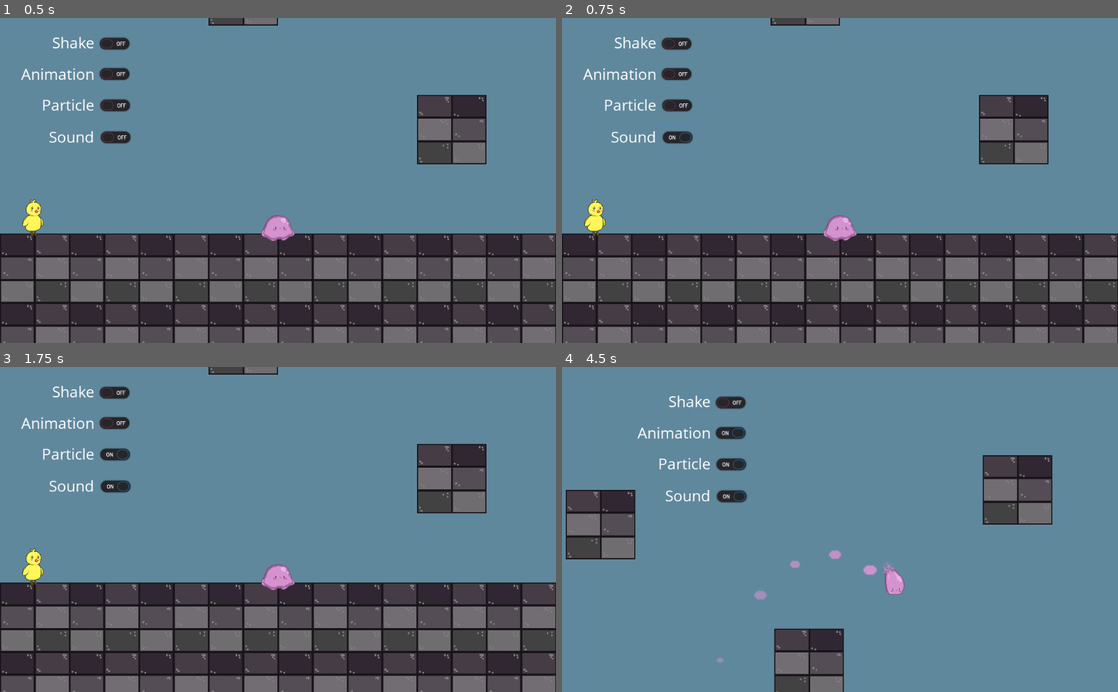
Above: before the commit, frames 1-4 (two rows, left to right).
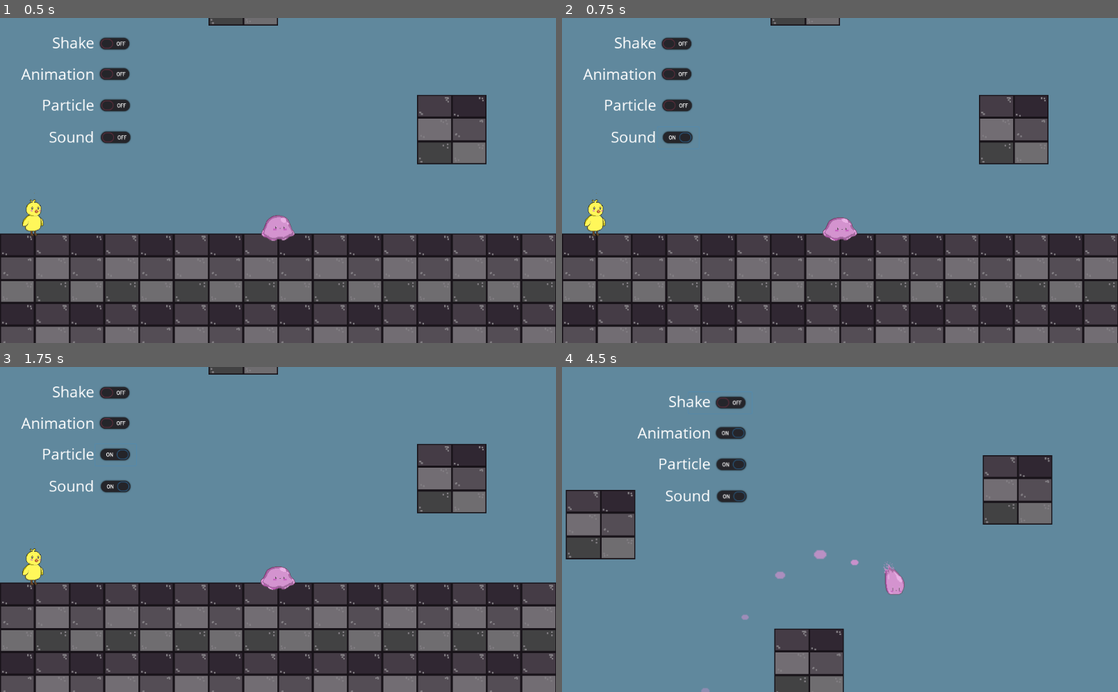
Above: after the commit, the same moments.

Repository: reginauwu/Prototype2GameFeel
Game: Godot game, scene res://reginaSceneTesting.tscn
Two runs of this game, one before a commit and one after it. Both use one fixed random seed, a clock stepped at 60 frames per second and the inputs below. Sound files missing from this copy of the repository are replaced by a short silence.
Inputs (mouse positions are in pixels of both pictures, inside the frame that each line leads up to):
- Up to frame 1 (0.5 s): no input
- Up to frame 2 (0.75 s): click (678, 138) at 0.5 s
- Up to frame 3 (1.75 s): click (116, 454) at 1.25 s
- Up to frame 4 (4.5 s): click (678, 422) at 2 s; click (667, 393) at 2.75 s; tap Enter at 3.5 s; hold D (right) from 3.53 s (still down); tap W (jump) at 3.77 s

Frame 1 is identical in both runs. In frame 2, less than 0.1% of the frame differs, in the area x 46-54%, y 60-69%; in frame 3, less than 0.1%; in frame 4, 0.4%, in the area x 25-57%, y 56-100%.

Commit message:
switched toggles to true

Diff:
--- a/Global.gd
+++ b/Global.gd
@@ -1,7 +1,7 @@
 extends Node
 
 var camera = null
-var shake_button_toggle = false
-var animation_toggle = false
-var particle_toggle = false
-var sound_toggle = false
+var shake_button_toggle = true
+var animation_toggle = true
+var particle_toggle = true
+var sound_toggle = true
